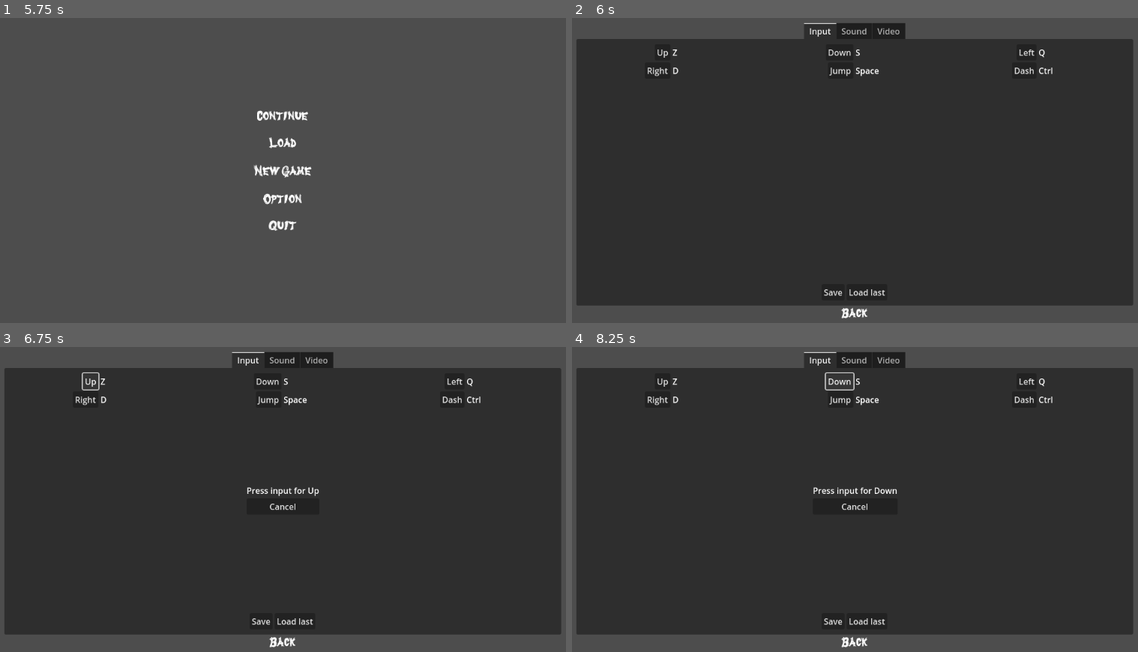
Above: before the commit, frames 1-4 (two rows, left to right).
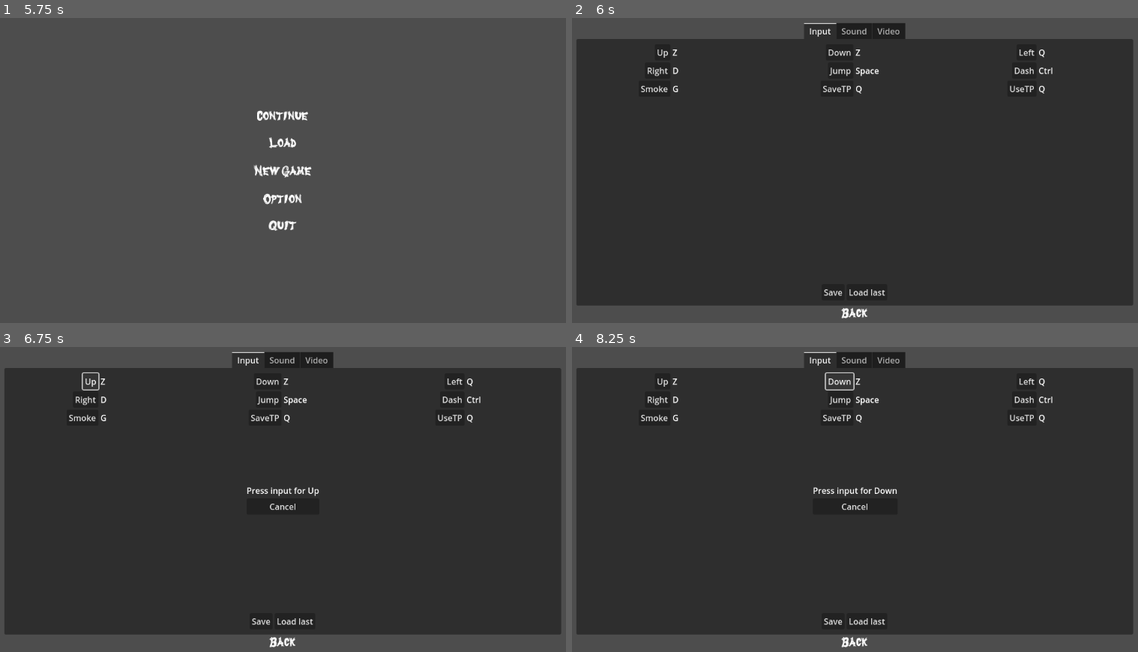
Above: after the commit, the same moments.

Repository: Pouletmania/Ninja1000vsSuperYokai
Game: Godot game, scene res://Scene/Main.tscn
Same seed, same stepped clock (60 frames per second), same inputs: the game is played once before the commit and once after it.
Inputs (mouse positions are in pixels of both pictures, inside the frame that each line leads up to):
- Up to frame 1 (5.75 s): click (283, 170) at 0.5 s; click (283, 170) at 1.25 s; click (283, 115) at 2 s; click (283, 115) at 2.75 s; click (283, 115) at 3.5 s; click (283, 170) at 4.25 s; click (283, 143) at 5 s
- Up to frame 2 (6 s): click (855, 197) at 5.75 s
- Up to frame 3 (6.75 s): click "Up" at 6.5 s
- Up to frame 4 (8.25 s): click "Cancel" at 7.25 s; click "Down" at 8 s

Frame 1 is identical in both runs. In frame 2, 0.2% of the frame differs, in the area x 12-84%, y 10-25%; in frame 3, 0.2%; in frame 4, 0.2%.

Commit message:
Changement config projet suite test
Test concluant !

Diff:
--- a/Config/ConfigFiles.cfg
+++ b/Config/ConfigFiles.cfg
@@ -1,8 +1,11 @@
 [Input]
 
 Up=90
-Down=83
+Down=90
 Left=81
 Right=68
 Jump=32
 Dash=4194326
+Smoke=71
+SaveTP=81
+UseTP=81
--- a/Script/TitleScreen/InputTab/ActionCombo/ActionCombo.gd
+++ b/Script/TitleScreen/InputTab/ActionCombo/ActionCombo.gd
@@ -13,8 +13,7 @@
 func start_listening_input(action: String):
 	var instance = Scene.instantiate()
 	get_node("/root").add_child(instance)
-	var event = InputEventKey.new()
-	event.keycode = await instance.listen(action)
-	if not event.keycode == KEY_NONE:
-		get_node("Input").text = event.as_text_keycode()
+	var event = await instance.listen(action)
+	if not event == null:
+		get_node("Input").text = event[0].as_text_keycode()
 	instance.queue_free()
--- a/Script/TitleScreen/InputTab/ActionCombo/Listening Key/ListeningKey.gd
+++ b/Script/TitleScreen/InputTab/ActionCombo/Listening Key/ListeningKey.gd
@@ -1,6 +1,6 @@
 extends Node
 
-var InputListen
+var EventListen
 var IsListening: bool
 var ActionListen: String
 
@@ -14,7 +14,6 @@
 
 func _input(event: InputEvent):
 	if event is InputEventKey:
-		InputListen = event.keycode
 		InputMap.action_erase_events(ActionListen)
 		InputMap.action_add_event(ActionListen, event)
 		switch_listening(false)
@@ -24,7 +23,7 @@
 	switch_listening(true)
 	while IsListening:
 		await get_tree().create_timer(0.2).timeout
-	return InputListen
+	return InputMap.action_get_events(action)
 
 func setup_ui(action: String):
 	ActionListen = action
@@ -37,5 +36,4 @@
 
 
 func _on_cancel_button_down():
-	InputListen = 0
 	switch_listening(false)
--- a/Script/TitleScreen/InputTab/GridInput.gd
+++ b/Script/TitleScreen/InputTab/GridInput.gd
@@ -11,23 +11,21 @@
 func build_grid():
 	for action in InputMap.get_actions():
 		if not action.begins_with("ui_") and Config.has_section_key("Input", action):
-			var event = InputEventKey.new()
-			event.keycode = Config.get_value("Input", action)
-			add_action_combo(action, event.as_text_keycode())
+			add_action_combo(action, get_input_as_text(action))
 		elif not action.begins_with("ui_"):
 			add_action_combo(action, InputMap.action_get_events(action)[0].as_text())
 
-func try_to_load_config_files():
-	if load_current_config() != OK:
-		return false
-	else:
-		return true
+func get_input_as_text(action: String):
+	var event = InputEventKey.new()
+	event.keycode = Config.get_value("Input", action)
+	return event.as_text_keycode()
 
 func load_current_config():
-	return Config.load("res://Config/ConfigFiles.cfg")
+	Config.load("res://Config/ConfigFiles.cfg")
 
-func rebuild_grid(fromConfig: bool):
+func rebuild_grid():
 	clear_grid()
+	load_current_config()
 	build_grid()
 
 func clear_grid():
--- a/Script/TitleScreen/InputTab/InputTabLayout.gd
+++ b/Script/TitleScreen/InputTab/InputTabLayout.gd
@@ -8,7 +8,7 @@
 	write_buffer_in_config_file()
 
 func _on_load_button_up():
-	get_node("GridInput").rebuild_grid(true)
+	get_node("GridInput").rebuild_grid()
 
 func load_current_config():
 	Config.load("res://Config/ConfigFiles.cfg")
--- a/project.godot
+++ b/project.godot
@@ -47,3 +47,18 @@
 "events": [Object(InputEventKey,"resource_local_to_scene":false,"resource_name":"","device":-1,"window_id":0,"alt_press …(182 unchanged characters)…
 ]
 }
+Smoke={
+"deadzone": 0.5,
+"events": [Object(InputEventKey,"resource_local_to_scene":false,"resource_name":"","device":-1,"window_id":0,"alt_pressed":false,"shift_pressed":false,"ctrl_pressed":false,"meta_pressed":false,"pressed":false,"keycode":71,"physical_keycode":0,"key_label":0,"unicode":103,"echo":false,"script":null)
+]
+}
+SaveTP={
+"deadzone": 0.5,
+"events": [Object(InputEventKey,"resource_local_to_scene":false,"resource_name":"","device":-1,"window_id":0,"alt_pressed":false,"shift_pressed":false,"ctrl_pressed":false,"meta_pressed":false,"pressed":false,"keycode":70,"physical_keycode":0,"key_label":0,"unicode":102,"echo":false,"script":null)
+]
+}
+UseTP={
+"deadzone": 0.5,
+"events": [Object(InputEventKey,"resource_local_to_scene":false,"resource_name":"","device":-1,"window_id":0,"alt_pressed":false,"shift_pressed":false,"ctrl_pressed":false,"meta_pressed":false,"pressed":false,"keycode":86,"physical_keycode":0,"key_label":0,"unicode":118,"echo":false,"script":null)
+]
+}
